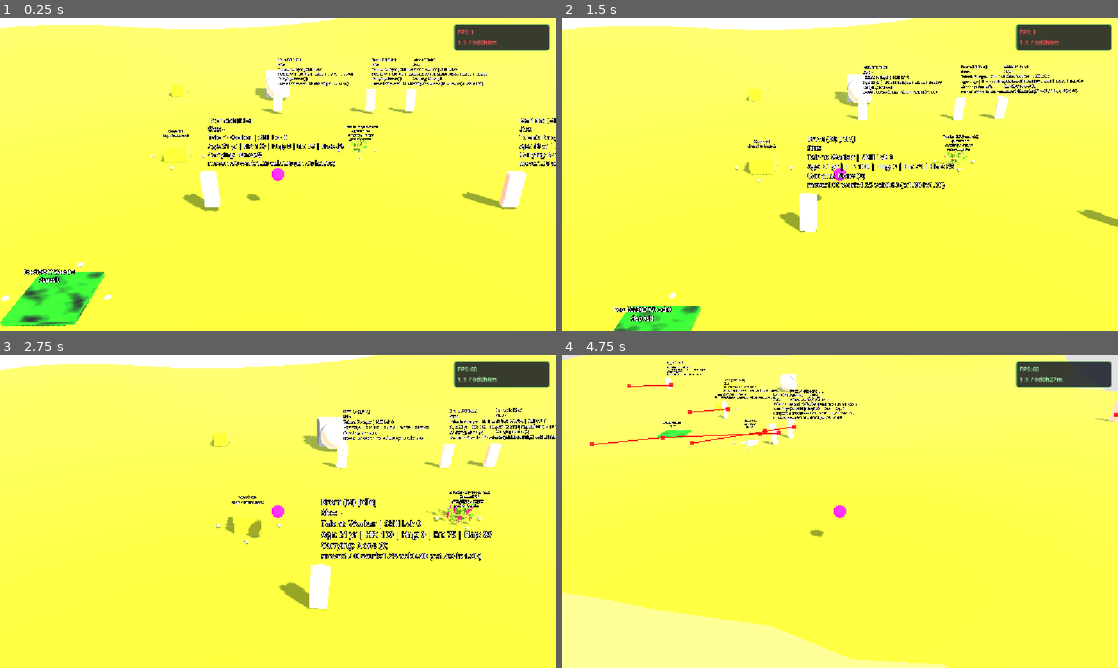
Above: before the commit, frames 1-4 (two rows, left to right).
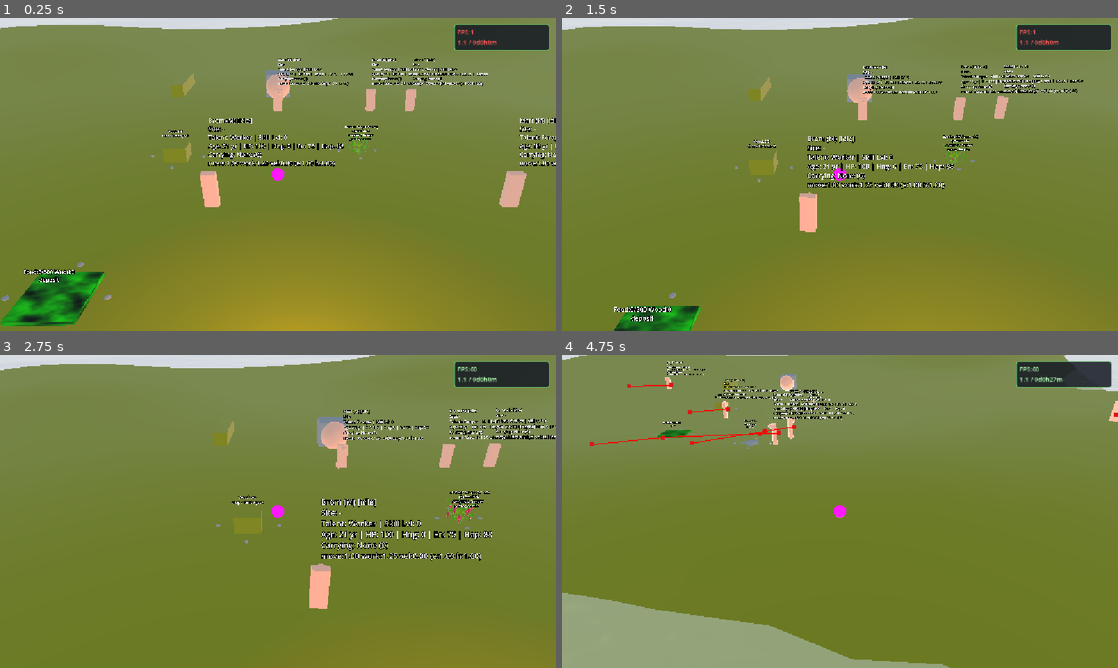
Above: after the commit, the same moments.

Repository: snowydad/Tribe
Game: Godot game, scene res://src/main/main.tscn
Same seed, same stepped clock (60 frames per second), same inputs: the game is played once before the commit and once after it. The project has no main scene, so this scene is started directly.
Inputs (mouse positions are in pixels of both pictures, inside the frame that each line leads up to):
- Up to frame 1 (0.25 s): no input
- Up to frame 2 (1.5 s): tap Enter at 0.5 s; move the mouse to (962, 158) at 0.52 s; hold D 0.53-1.25 s; tap 0 at 0.6 s; click (962, 158) at 0.67 s; tap Space at 1.25 s; drag from (728, 190) to (812, 237) at 1.27 s
- Up to frame 3 (2.75 s): tap Enter at 2 s; move the mouse to (333, 442) at 2.02 s; hold D from 2.03 s (still down); tap 2 at 2.1 s
- Up to frame 4 (4.75 s): release D at 2.75 s; drag from (812, 574) to (673, 464) at 2.77 s; move the mouse to (1006, 558) at 3.52 s; tap 4 at 3.6 s; drag from (673, 464) to (756, 433) at 4.27 s

The runs differ from the first frame. In frame 1, 96% of the frame differs, in the area x 0-100%, y 0-100%; in frame 2, 96%; in frame 3, 96%; in frame 4, 97%.

Commit message:
Day cycle

Diff:
--- a/src/autoload/TimeManager.gd
+++ b/src/autoload/TimeManager.gd
@@ -12,7 +12,7 @@
 
 # Настройки из game_config.ini
 var seconds_per_year: float = 43200.0	#86400.0
-var day_night_cycle_seconds: float = 900.0
+var day_night_cycle_seconds: float = 1800.0
 
 var current_year: int = 1
 
@@ -22,7 +22,7 @@
 func _ready() -> void:
 	# 1. Читаем параметры из секции [time_settings]
 	seconds_per_year = ConfigLoader.get_value("time_settings", "seconds_per_year", 86400.0)
-	day_night_cycle_seconds = ConfigLoader.get_value("time_settings", "day_night_cycle_seconds", 900.0)
+	day_night_cycle_seconds = ConfigLoader.get_value("time_settings", "day_night_cycle_seconds", 1800.0)
 
 	print("[TimeManager] Time initialized. 1 Year = ", seconds_per_year, "s | Day/Night cycle = ", day_night_cycle_seconds, "s")
 
--- /dev/null
+++ b/src/main/SunController.gd
@@ -0,0 +1,166 @@
+# ==============================================================================
+# SunController.gd — день/ночь на DirectionalLight3D
+# ОБНОВЛЕНО: 2026-10-15 — only X rotates; day pose x=-45,y=45,z=0; continuous
+# ==============================================================================
+extends DirectionalLight3D
+
+## Опорная дневная поза (должна проходить через неё в «полдень»)
+@export var day_rotation_deg: Vector3 = Vector3(-45.0, 45.0, 0.0)
+## X ночью (солнце «под горизонтом» — слабый/нулевой свет)
+@export var night_x_deg: float = 25.0
+
+## Доли фаз (из ini)
+@export var phase_dawn: float = 0.1
+@export var phase_day: float = 0.7
+@export var phase_dusk: float = 0.1
+@export var phase_night: float = 0.1
+
+@export_group("Energy")
+@export var energy_day: float = 1.15
+@export var energy_night: float = 0.02
+@export var energy_dawn_min: float = 0.2
+@export var energy_dusk_min: float = 0.15
+
+@export_group("Color")
+@export var color_day: Color = Color(1.0, 0.98, 0.92)
+@export var color_dawn: Color = Color(1.0, 0.55, 0.35)
+@export var color_dusk: Color = Color(1.0, 0.4, 0.25)
+@export var color_night: Color = Color(0.35, 0.45, 0.7)
+
+var _progress: float = 0.0
+var _phase: String = "day"
+var _phase_t: float = 0.0
+## 1 = полдень (day pose), 0 = глубокая ночь — непрерывный
+var _day_factor: float = 1.0
+
+
+func _ready() -> void:
+	_load_phases()
+	# зафиксировать Y/Z из day pose
+	rotation_degrees = day_rotation_deg
+	if TimeManager and TimeManager.has_signal("day_night_cycle_updated"):
+		if not TimeManager.day_night_cycle_updated.is_connected(_on_day_night):
+			TimeManager.day_night_cycle_updated.connect(_on_day_night)
+	_apply(0.0)
+
+
+func _load_phases() -> void:
+	if not ConfigLoader:
+		return
+	phase_dawn = float(ConfigLoader.get_value("day_night_phases", "dawn", phase_dawn))
+	phase_day = float(ConfigLoader.get_value("day_night_phases", "day", phase_day))
+	phase_dusk = float(ConfigLoader.get_value("day_night_phases", "dusk", phase_dusk))
+	phase_night = float(ConfigLoader.get_value("day_night_phases", "night", phase_night))
+	var s: float = phase_dawn + phase_day + phase_dusk + phase_night
+	if s > 0.001 and absf(s - 1.0) > 0.02:
+		phase_dawn /= s
+		phase_day /= s
+		phase_dusk /= s
+		phase_night /= s
+	print("[Sun] X-only day_pose=%s night_x=%.1f phases d/d/d/n=%.2f/%.2f/%.2f/%.2f" % [
+		str(day_rotation_deg), night_x_deg, phase_dawn, phase_day, phase_dusk, phase_night
+	])
+
+
+func _on_day_night(progress: float) -> void:
+	_apply(clampf(progress, 0.0, 1.0))
+
+
+func _apply(progress: float) -> void:
+	_progress = progress
+	_resolve_phase(progress)
+	_day_factor = _compute_day_factor(progress)
+
+	# --- rotation: Y/Z фиксированы, только X ---
+	# day_factor=1 → day_rotation.x (−45); day_factor=0 → night_x
+	var x: float = lerpf(night_x_deg, day_rotation_deg.x, _day_factor)
+	rotation_degrees = Vector3(x, day_rotation_deg.y, day_rotation_deg.z)
+
+	light_energy = _energy_smooth()
+	light_color = _color_smooth()
+
+
+## Непрерывный 0…1: 1 в середине дня, 0 в середине ночи (без скачков)
+func _compute_day_factor(p: float) -> float:
+	# полдень = середина фазы day
+	var noon: float = phase_dawn + phase_day * 0.5
+	var d: float = absf(p - noon)
+	if d > 0.5:
+		d = 1.0 - d
+	# d=0 → noon, d=0.5 → opposite (night mid)
+	# cos: 1 at noon, 0 at midnight
+	var f: float = cos(d * PI) # d/0.5 * (PI/2) → cos(d*PI) when d in 0..0.5 → 1..0
+	# d=0 → cos0=1; d=0.5 → cos(π/2)=0 — wait cos(0.5*π)=0 yes if d*PI and d=0.5 → 0.5*PI
+	return clampf(f, 0.0, 1.0)
+
+
+func _resolve_phase(p: float) -> void:
+	var a1: float = phase_dawn
+	var a2: float = a1 + phase_day
+	var a3: float = a2 + phase_dusk
+	if p < a1:
+		_phase = "dawn"
+		_phase_t = 0.0 if phase_dawn <= 0.0 else p / phase_dawn
+	elif p < a2:
+		_phase = "day"
+		_phase_t = 0.0 if phase_day <= 0.0 else (p - a1) / phase_day
+	elif p < a3:
+		_phase = "dusk"
+		_phase_t = 0.0 if phase_dusk <= 0.0 else (p - a2) / phase_dusk
+	else:
+		_phase = "night"
+		_phase_t = 0.0 if phase_night <= 0.0 else (p - a3) / phase_night
+	_phase_t = clampf(_phase_t, 0.0, 1.0)
+
+
+func _energy_smooth() -> float:
+	# база от day_factor (главный анти-прыжок)
+	var e: float = lerpf(energy_night, energy_day, smoothstep(0.0, 1.0, _day_factor))
+	# лёгкий tint по фазе без скачка: подмешиваем min на краях
+	match _phase:
+		"dawn":
+			var edge: float = lerpf(energy_dawn_min, energy_day, _phase_t)
+			e = minf(e, edge) if _phase_t < 0.5 else e
+			e = lerpf(energy_dawn_min, e, clampf(_phase_t * 2.0, 0.0, 1.0))
+		"dusk":
+			e = lerpf(e, energy_dusk_min, _phase_t)
+		"night":
+			e = energy_night
+		_:
+			pass
+	return e
+
+
+func _color_smooth() -> Color:
+	# смесь day↔night по day_factor + лёгкий dawn/dusk
+	var c: Color = color_night.lerp(color_day, smoothstep(0.0, 1.0, _day_factor))
+	match _phase:
+		"dawn":
+			c = color_dawn.lerp(c, _phase_t)
+		"dusk":
+			c = c.lerp(color_dusk, _phase_t)
+		"night":
+			c = color_night
+		_:
+			pass
+	return c
+
+
+func get_phase() -> String:
+	return _phase
+
+
+func get_phase_t() -> float:
+	return _phase_t
+
+
+func get_progress() -> float:
+	return _progress
+
+
+func get_day_factor() -> float:
+	return _day_factor
+
+
+func is_night() -> bool:
+	return _phase == "night"
--- /dev/null
+++ b/src/main/SunPivot.gd
@@ -0,0 +1,148 @@
+# ==============================================================================
+# SunPivot.gd — пустышка: крутим pivot, DirectionalLight — дочерний
+# ОБНОВЛЕНО: 2026-10-15 — simple: rotation.x = day_x + (progress-noon)*360
+# Полдень: world ≈ day_rotation (light local identity → pivot = day pose)
+# ==============================================================================
+extends Node3D
+
+## Поза полудня (pivot в этот момент = эти углы; light child local 0)
+@export var day_rotation_deg: Vector3 = Vector3(-45.0, 45.0, 0.0)
+## Крутим вокруг локальной X pivot (полный оборот за сутки)
+@export var spin_axis: Vector3 = Vector3(1, 0, 0)
+
+@export var phase_dawn: float = 0.1
+@export var phase_day: float = 0.7
+@export var phase_dusk: float = 0.1
+@export var phase_night: float = 0.1
+
+@export_group("Light (child DirectionalLight3D)")
+@export var energy_day: float = 1.15
+@export var energy_night: float = 0.02
+@export var color_day: Color = Color(1.0, 0.98, 0.92)
+@export var color_dawn: Color = Color(1.0, 0.55, 0.35)
+@export var color_dusk: Color = Color(1.0, 0.4, 0.25)
+@export var color_night: Color = Color(0.35, 0.45, 0.7)
+
+var _sun: DirectionalLight3D
+var _progress: float = 0.0
+var _phase: String = "day"
+var _phase_t: float = 0.0
+
+
+func _ready() -> void:
+	_sun = _find_sun()
+	_load_phases()
+	if TimeManager and TimeManager.has_signal("day_night_cycle_updated"):
+		if not TimeManager.day_night_cycle_updated.is_connected(_on_day_night):
+			TimeManager.day_night_cycle_updated.connect(_on_day_night)
+	_apply(0.0)
+	print("[SunPivot] ready sun=%s day_pose=%s" % [_sun.name if _sun else "null", str(day_rotation_deg)])
+
+
+func _find_sun() -> DirectionalLight3D:
+	for c in get_children():
+		if c is DirectionalLight3D:
+			return c as DirectionalLight3D
+	return get_node_or_null("DirectionalLight3D") as DirectionalLight3D
+
+
+func _load_phases() -> void:
+	if not ConfigLoader:
+		return
+	phase_dawn = float(ConfigLoader.get_value("day_night_phases", "dawn", phase_dawn))
+	phase_day = float(ConfigLoader.get_value("day_night_phases", "day", phase_day))
+	phase_dusk = float(ConfigLoader.get_value("day_night_phases", "dusk", phase_dusk))
+	phase_night = float(ConfigLoader.get_value("day_night_phases", "night", phase_night))
+	var s: float = phase_dawn + phase_day + phase_dusk + phase_night
+	if s > 0.001 and absf(s - 1.0) > 0.02:
+		phase_dawn /= s
+		phase_day /= s
+		phase_dusk /= s
+		phase_night /= s
+
+
+func _on_day_night(progress: float) -> void:
+	_apply(clampf(progress, 0.0, 1.0))
+
+
+func _apply(progress: float) -> void:
+	_progress = progress
+	_resolve_phase(progress)
+
+	# Полный оборот за сутки вокруг оси; в полдень = day_rotation
+	var noon: float = phase_dawn + phase_day * 0.5
+	var turns: float = progress - noon  # 0 at noon
+	# euler: базовая дневная поза + оборот вокруг X (восток-запад дуга)
+	var spin: float = turns * -360.0
+	rotation_degrees = Vector3(
+		day_rotation_deg.x + spin,
+		day_rotation_deg.y,
+		day_rotation_deg.z
+	)
+
+	if _sun:
+		# light local — identity (или как в сцене); energy/color
+		_sun.light_energy = _energy()
+		_sun.light_color = _color()
+
+
+func _resolve_phase(p: float) -> void:
+	var a1: float = phase_dawn
+	var a2: float = a1 + phase_day
+	var a3: float = a2 + phase_dusk
+	if p < a1:
+		_phase = "dawn"
+		_phase_t = 0.0 if phase_dawn <= 0.0 else p / phase_dawn
+	elif p < a2:
+		_phase = "day"
+		_phase_t = 0.0 if phase_day <= 0.0 else (p - a1) / phase_day
+	elif p < a3:
+		_phase = "dusk"
+		_phase_t = 0.0 if phase_dusk <= 0.0 else (p - a2) / phase_dusk
+	else:
+		_phase = "night"
+		_phase_t = 0.0 if phase_night <= 0.0 else (p - a3) / phase_night
+	_phase_t = clampf(_phase_t, 0.0, 1.0)
+
+
+func _day_amount() -> float:
+	# 1 в полдень, 0 когда «солнце сзади/внизу» — по cos оборота
+	var noon: float = phase_dawn + phase_day * 0.5
+	var d: float = absf(_progress - noon)
+	if d > 0.5:
+		d = 1.0 - d
+	return clampf(cos(d * PI), 0.0, 1.0)
+
+
+func _energy() -> float:
+	var a: float = _day_amount()
+	var e: float = lerpf(energy_night, energy_day, smoothstep(0.0, 1.0, a))
+	if _phase == "dawn":
+		e = lerpf(energy_night, e, smoothstep(0.0, 1.0, _phase_t))
+	elif _phase == "dusk":
+		e = lerpf(e, energy_night, smoothstep(0.0, 1.0, _phase_t))
+	elif _phase == "night":
+		e = energy_night
+	return e
+
+
+func _color() -> Color:
+	if _phase == "night":
+		return color_night
+	if _phase == "dawn":
+		return color_dawn.lerp(color_day, smoothstep(0.0, 1.0, _phase_t))
+	if _phase == "dusk":
+		return color_day.lerp(color_dusk, smoothstep(0.0, 1.0, _phase_t))
+	return color_day
+
+
+func get_phase() -> String:
+	return _phase
+
+
+func is_night() -> bool:
+	return _phase == "night"
+
+
+func get_progress() -> float:
+	return _progress
--- a/src/main/main.tscn
+++ b/src/main/main.tscn
@@ -5,6 +5,7 @@
 [ext_resource type="PackedScene" uid="uid://cdh370sbee1wm" path="res://src/characters/character.tscn" id="2_ab7mr"]
 [ext_resource type="Script" uid="uid://221kfc7owpk" path="res://src/main/PlayerInputManager.gd" id="2_jkpqq"]
 [ext_resource type="Script" uid="uid://d28827n4sjcwa" path="res://src/main/camera_3d.gd" id="3_djufw"]
+[ext_resource type="Script" uid="uid://bp2s846mkwqe0" path="res://src/main/SunPivot.gd" id="4_4tqcc"]
 [ext_resource type="Material" uid="uid://ci6tdoqvoe6o0" path="res://assets/materials/M_CameraTarget.tres" id="5_jqarl"]
 [ext_resource type="Material" uid="uid://ck5o04nlff80n" path="res://assets/models/M_Ground.tres" id="7_30cu5"]
 [ext_resource type="Material" uid="uid://d10jepq2kf0id" path="res://assets/materials/test.tres" id="7_w0wra"]
@@ -58,8 +59,11 @@
 [node name="WorldEnvironment" type="WorldEnvironment" parent="." unique_id=695704487]
 environment = SubResource("Environment_jkpqq")
 
-[node name="DirectionalLight3D" type="DirectionalLight3D" parent="." unique_id=2056928374]
-transform = Transform3D(0.70710677, -0.49999997, 0.49999997, 0, 0.70710677, 0.70710677, -0.70710677, -0.49999997, 0.49999997, 0, 25.053116, 16.011642)
+[node name="SunPivot" type="Node3D" parent="." unique_id=65750426]
+script = ExtResource("4_4tqcc")
+
+[node name="Sun" type="DirectionalLight3D" parent="SunPivot" unique_id=2056928374]
+transform = Transform3D(0.70710677, -0.50000006, 0.49999994, 0, 0.70710665, 0.7071069, -0.70710677, -0.50000006, 0.49999994, 0, 25.053116, 16.011642)
 shadow_enabled = true
 shadow_opacity = 0.9
 shadow_blur = 0.01
Not shown, changed: assets/config/game_config.ini
Not shown, added: src/main/SunController.gd.uid
Not shown, added: src/main/SunPivot.gd.uid
